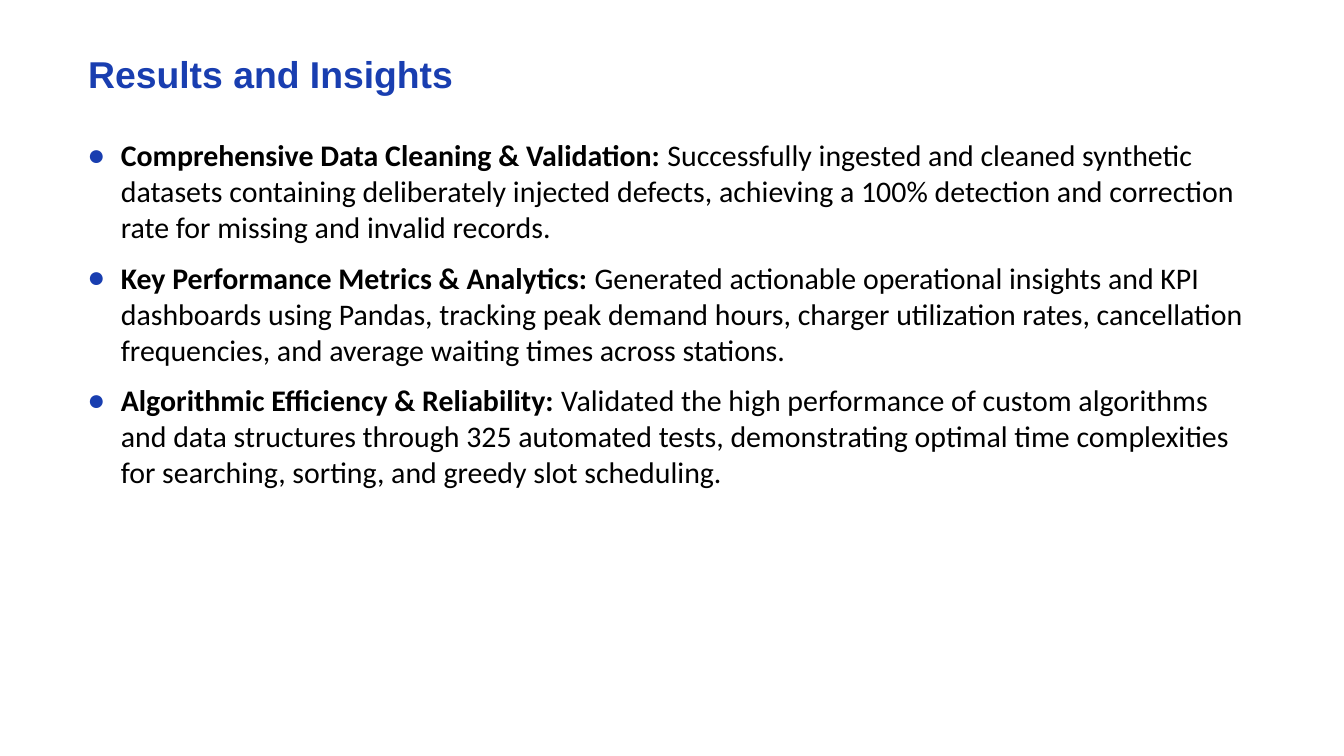
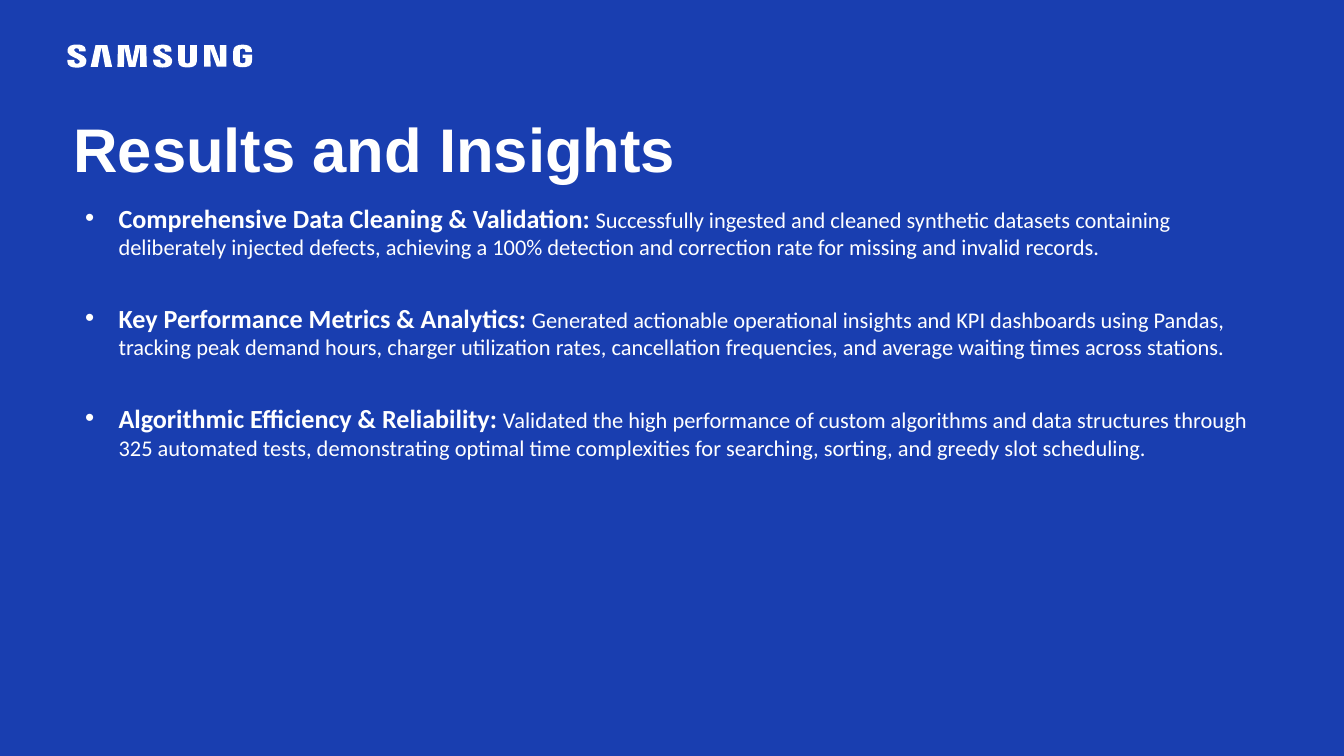
Before and after one commit to ahmedgf363/ChargeSpot, a slide deck: slide 13 of ChargeSpot.pptx. Drawn at 1344x756 pixels with LibreOffice and Linux fonts; fonts in the diff are those of the drawing; background and template pictures are left out. Boxes give left, top, right and bottom in pixels: in the first picture for what was removed or moved away, otherwise in the second. Text is boxed around its words. In the diff, an @@ line names an element or a change of style, - is before the commit and + after.

```diff
--- a/ChargeSpot.pptx
+++ b/ChargeSpot.pptx
@@ background #FFFFFF to #193EB0 @@
@@ freeform shape added at (x1=67, y1=44, x2=252, y2=67), fill #FFFFFF @@
@@ text "Results and Insights" moved from (x1=88, y1=61, x2=453, y2=96) to (x1=73, y1=127, x2=675, y2=184) @@
@@ text "Results and Insights" at (x1=73, y1=127, x2=675, y2=184): size 40 to 66 pt, text colour #193EB0 to #FFFFFF @@
@@ text "Comprehensive Data Cleaning & Validation: ..." moved from (x1=121, y1=145, x2=1243, y2=488) to (x1=119, y1=209, x2=1247, y2=460) @@
@@ text "Comprehensive Data Cleaning & Validation: ..." at (x1=119, y1=209, x2=1247, y2=460): size 32 to 28 pt in "Comprehensive Data Cleaning & Validation:", "Key Performance Metrics & Analytics:", "Algorithmic Efficiency & Reliability:"; size 32 to 24 pt in "Successfully ingested and cleaned synthetic datasets contain ...", "Generated actionable operational insights and KPI dashboards ...", "Validated the high performance of custom algorithms ..."; text colour #000000 to #FFFFFF; bullet ● to •; bullet colour #193EB0 to #FFFFFF; vertical alignment middle to top @@
```
Also in this commit, not shown: 3 other slides changed.
